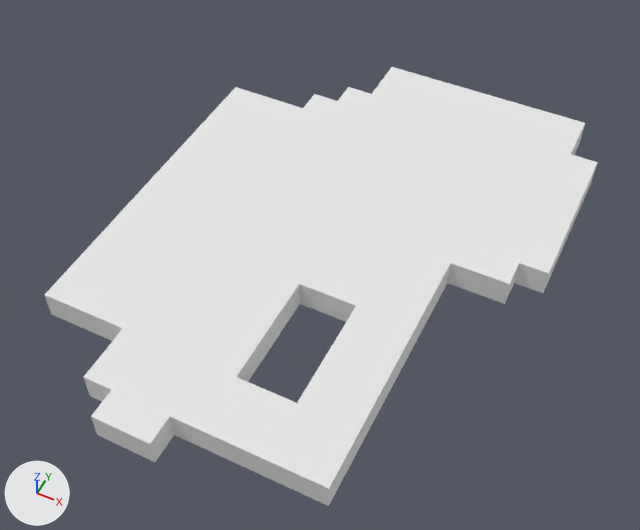
One commit to the OBJ model ETHGlobal Game/Assets/Meshes/Room4.obj: the scene before it, then after it.
The view is the same before and after, from a camera (50 mm lens) standing at (4.42, -7.11, 10.78) and looking at (0.03, 1.68, -0.21). The axes (+X, +Y, +Z) are drawn at lower left. The lights are the same throughout. Where no turn or scale is listed for an object, it has been applied to the vertices. Vertices at the same position are counted once.
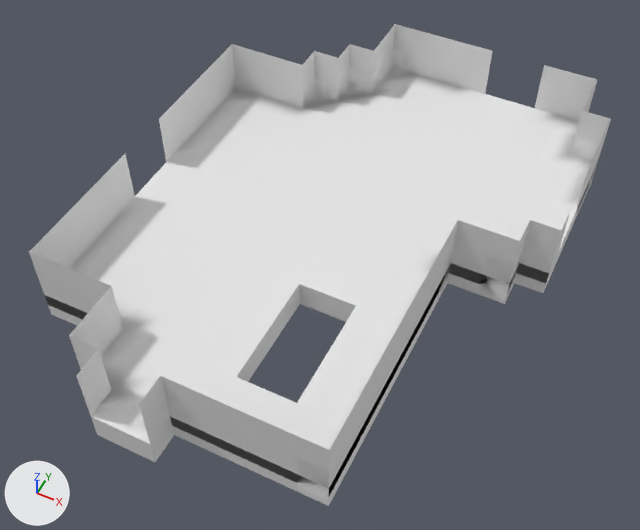
Location of each change, (x1, y1, x2, y2) in pixels of the pictures (640 x 530 px):
'Default', reshaped (10% taller)
    before: (45, 67, 598, 506)
    after: (29, 24, 611, 506)
part 1 of me_default, added
    after: (29, 24, 611, 488)

The change, as a diff of the scene's bpy script:
```diff
--- a/ETHGlobal Game/Assets/Meshes/Room4.obj.py
+++ b/ETHGlobal Game/Assets/Meshes/Room4.obj.py
@@ me_default @@
 # used by ob_default; location = (0.0, 0.0, 0.0)
-me_default.from_pydata(...)  # 310 vertices, 542 faces; spans x -3.5..3.5, y -2.5..7.0, z -0.5..0.0
+me_default.from_pydata(...)  # 434 vertices, 774 faces; spans x -3.5..3.5, y -2.5..7.0, z -0.5..1.0
+# me_default part 1
+# 62 new vertices lie (0.0, 0.0, 0.5) away from vertices in x -3.5..3.5, y -2.5..7.0, z 0.0
+# 62 new vertices lie (0.0, 0.0, 0.5) away from vertices in x -3.5..3.5, y -2.5..7.0, z 0.5
+# 232 new faces join them
 me_default.materials.append(mat_material2)
```
